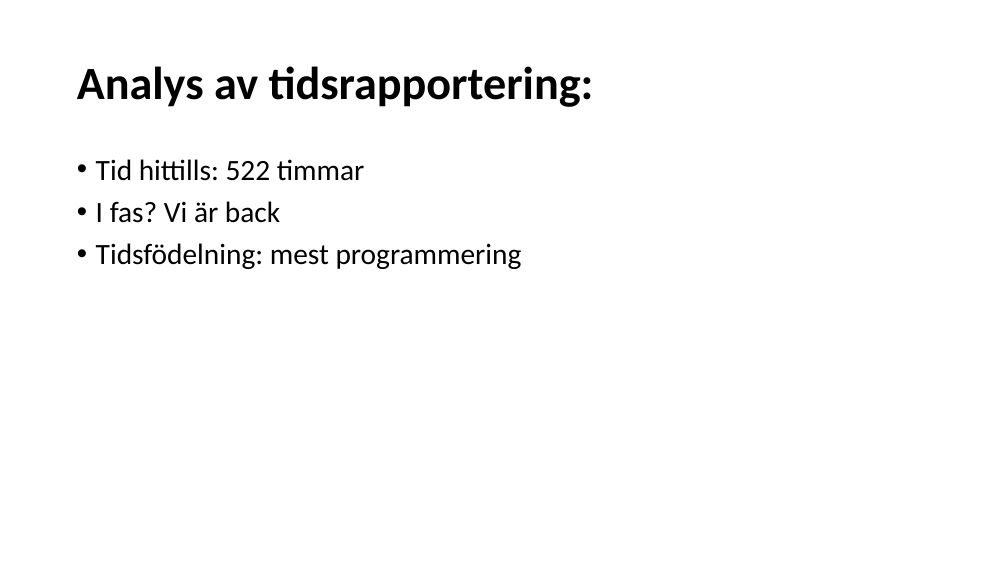
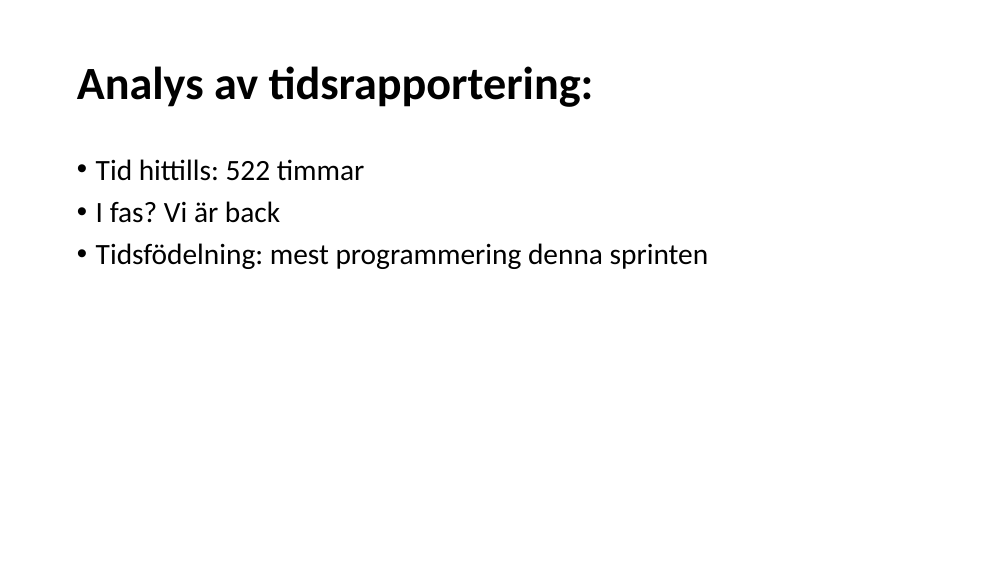
Before and after one commit to natbjo93/agilis, a slide deck: slide 4 of RS3.pptx. Drawn at 1008x567 pixels with LibreOffice and Linux fonts; fonts in the diff are those of the drawing. Boxes give left, top, right and bottom in pixels: in the first picture for what was removed or moved away, otherwise in the second. Text is boxed around its words. In the diff, an @@ line names an element or a change of style, - is before the commit and + after.

```diff
--- a/RS3.pptx
+++ b/RS3.pptx
@@ text at (96,243,709,269): text changed @@
-• Tidsfödelning: mest programmering
+• Tidsfödelning: mest programmering denna sprinten
```
Also in this commit, not shown: 6 other slides changed.
